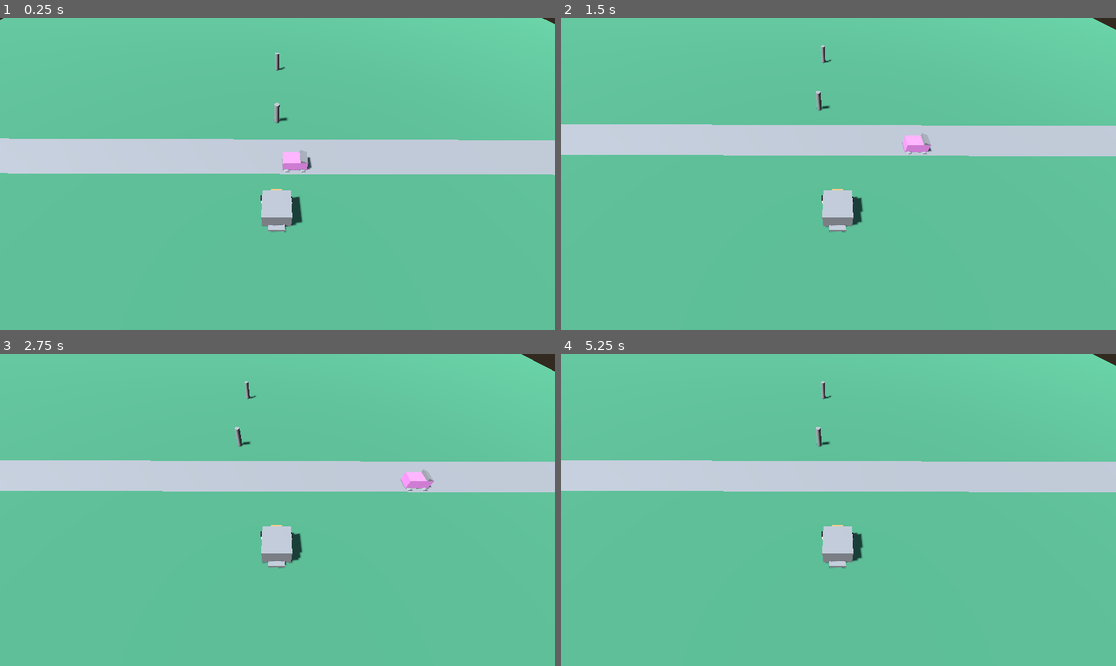
Above: before the commit, frames 1-4 (two rows, left to right).
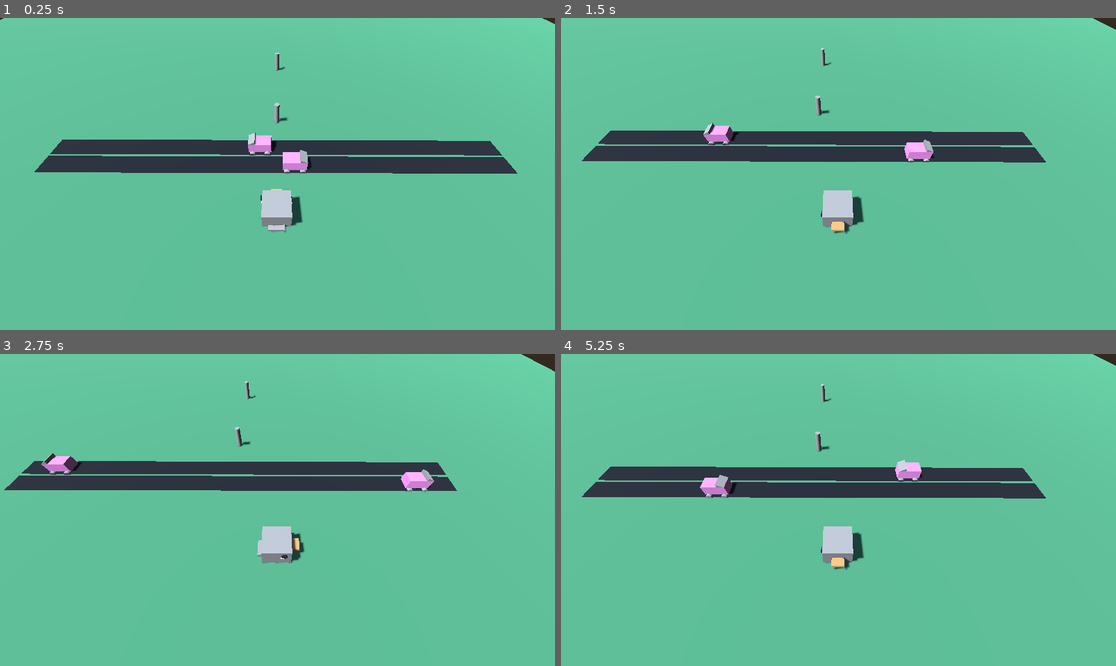
Above: after the commit, the same moments.

Repository: chloedixon11/danger-dodger
Game: Godot game, scene res://Main/Main.tscn
The game is run twice, just before and just after one commit, with the same random seed, the same clock (stepped at 60 frames per second) and the same inputs.
Inputs:
- Up to frame 1 (0.25 s): no input
- Up to frame 2 (1.5 s): hold D (move_right) 0.53-1.28 s; hold S (move_down) from 1.28 s (still down)
- Up to frame 3 (2.75 s): release S (move_down) at 2.03 s; hold D (move_right) from 2.03 s (still down)
- Up to frame 4 (5.25 s): release D (move_right) at 2.78 s; hold W (move_up) 2.78-3.53 s; hold A (move_left) 3.53-5.03 s; hold S (move_down) from 5.03 s (still down)

The runs differ from the first frame. In frame 1, 11% of the frame differs, in the area x 0-100%, y 36-51%; in frame 2, 12%; in frame 3, 9.8%; in frame 4, 12%, in the area x 0-100%, y 8-70%.

Commit message:
Animal lerp, Reoriented lanes and vehicles along z-axis

Diff:
--- a/Code/Duck/Duck.gd
+++ b/Code/Duck/Duck.gd
@@ -1,20 +1,50 @@
 extends Node3D
 class_name Duck
 
-var leap_distance = 1.0
+@onready var graphics: Node3D = $Graphics
+
+var leap_distance: float = 1.0
+var weight: float = 1.0
+var weight_speed: float = 3.0
+
+var current_spot: Vector3 = Vector3.ZERO
+var next_spot: Vector3 = Vector3.ZERO
+
+func _ready() -> void:
+	current_spot = position
+	next_spot = position
 
 # Called every frame. 'delta' is the elapsed time since the previous frame.
 func _process(delta: float) -> void:
 	if Input.is_action_just_pressed("move_left"):
-		position.x -= leap_distance
+		#position.x -= leap_distance
+		next_spot = current_spot + Vector3.LEFT
+		weight = 0
+		graphics.rotation_degrees.y = 90
 
 	if Input.is_action_just_pressed("move_right"):
-		position.x += leap_distance
+		#position.x += leap_distance
+		next_spot = current_spot + Vector3.RIGHT
+		weight = 0
+		graphics.rotation_degrees.y = -90
 
 	if Input.is_action_just_pressed("move_up"):
-		position.z -= leap_distance
+		#position.z -= leap_distance
+		next_spot = current_spot + Vector3.FORWARD
+		weight = 0
+		graphics.rotation_degrees.y = 0
 
 	if Input.is_action_just_pressed("move_down"):
-		position.z += leap_distance
+		#position.z += leap_distance
+		next_spot = current_spot + Vector3.BACK
+		weight = 0
+		graphics.rotation_degrees.y = 180
 
-	pass
+	if weight < 1.0:
+		weight += weight_speed * delta
+	else:
+		weight = 1.0
+		current_spot = next_spot
+
+
+	position = lerp(current_spot, next_spot, weight)
--- a/Code/Duck/Duck.tscn
+++ b/Code/Duck/Duck.tscn
@@ -33,35 +33,38 @@
 transform = Transform3D(-0.9999951, 0, -0.00313535, 0, 1, 0, 0.00313535, 0, -0.9999951, 0, 0, 0)
 script = ExtResource("1_lm42s")
 
-[node name="Body" type="MeshInstance3D" parent="." unique_id=1886083691]
+[node name="Graphics" type="Node3D" parent="." unique_id=1289733284]
+
+[node name="Body" type="MeshInstance3D" parent="Graphics" unique_id=1886083691]
 transform = Transform3D(1, 0, 0, 0, 1, 0, 0, 0, 1, 0, 0.36822402, 0)
 mesh = SubResource("BoxMesh_rawk2")
+skeleton = NodePath("../..")
 
-[node name="Beak" type="MeshInstance3D" parent="Body" unique_id=546150467]
+[node name="Beak" type="MeshInstance3D" parent="Graphics/Body" unique_id=546150467]
 transform = Transform3D(1, 0, 0, 0, 1, 0, 0, 0, 1, 0.0024778843, 0.010592699, 0.522591)
 material_override = SubResource("StandardMaterial3D_s2nsp")
 mesh = SubResource("BoxMesh_rckyl")
 
-[node name="Tail" type="MeshInstance3D" parent="Body" unique_id=2136634243]
+[node name="Tail" type="MeshInstance3D" parent="Graphics/Body" unique_id=2136634243]
 transform = Transform3D(0.9995423, 0.030251779, 0, -0.030251779, 0.9995423, 0, 0, 0, 1, 0.005335996, -0.28178978, -0.45145082)
 mesh = SubResource("BoxMesh_s2nsp")
 
-[node name="Left Eye" type="MeshInstance3D" parent="Body" unique_id=1219599316]
+[node name="Left Eye" type="MeshInstance3D" parent="Graphics/Body" unique_id=1219599316]
 transform = Transform3D(0.0054771565, -0.9926246, -0.121105224, 0.9999849, 0.005517769, 0, 0.0006682306, -0.121103376, 0.9926397, 0.2819621, 0.18569714, 0.2921418)
 material_override = SubResource("StandardMaterial3D_rckyl")
 mesh = SubResource("CylinderMesh_rawk2")
 
-[node name="Right Eye" type="MeshInstance3D" parent="Body" unique_id=597311850]
+[node name="Right Eye" type="MeshInstance3D" parent="Graphics/Body" unique_id=597311850]
 transform = Transform3D(0.0054771565, -0.9926246, -0.121105224, 0.9999849, 0.005517769, 0, 0.0006682306, -0.121103376, 0.9926397, -0.26360685, 0.18569714, 0.2921418)
 material_override = SubResource("StandardMaterial3D_rckyl")
 mesh = SubResource("CylinderMesh_rawk2")
 
-[node name="Right Blush" type="MeshInstance3D" parent="Body" unique_id=1815946320]
+[node name="Right Blush" type="MeshInstance3D" parent="Graphics/Body" unique_id=1815946320]
 transform = Transform3D(-0.13726856, -0.017327875, -0.99038225, 0.9905219, 0.0025254297, -0.13733205, 0.004880801, -0.99984664, 0.016816983, -0.5188743, 0.060479015, 0.19550256)
 material_override = SubResource("StandardMaterial3D_lomqb")
 mesh = SubResource("CapsuleMesh_s2nsp")
 
-[node name="Left Blush" type="MeshInstance3D" parent="Body" unique_id=549608500]
+[node name="Left Blush" type="MeshInstance3D" parent="Graphics/Body" unique_id=549608500]
 transform = Transform3D(-0.13726856, -0.017327875, -0.99038225, 0.9905219, 0.0025254297, -0.13733205, 0.004880801, -0.99984664, 0.016816983, 0.52065563, 0.06690207, 0.2339627)
 material_override = SubResource("StandardMaterial3D_lomqb")
 mesh = SubResource("CapsuleMesh_s2nsp")
--- a/Code/Lane/Lane.tscn
+++ b/Code/Lane/Lane.tscn
@@ -2,12 +2,16 @@
 
 [ext_resource type="Script" uid="uid://bj8g6bnqfxidb" path="res://Lane/Lane.gd" id="1_ah24w"]
 
+[sub_resource type="StandardMaterial3D" id="StandardMaterial3D_ps1la"]
+albedo_color = Color(0.092774056, 0.10028241, 0.13315248, 1)
+
 [sub_resource type="PlaneMesh" id="PlaneMesh_rawk2"]
-size = Vector2(50, 1)
+size = Vector2(0.9, 20)
 
 [node name="Lane" type="Node3D" unique_id=1649162153]
 script = ExtResource("1_ah24w")
 
 [node name="MeshInstance3D" type="MeshInstance3D" parent="." unique_id=1361909523]
 transform = Transform3D(1, 0, 0, 0, 1, 0, 0, 0, 1, 0, 0.08267319, 0)
+material_override = SubResource("StandardMaterial3D_ps1la")
 mesh = SubResource("PlaneMesh_rawk2")
--- a/Code/Main/Main.tscn
+++ b/Code/Main/Main.tscn
@@ -47,6 +47,7 @@
 [node name="Ground" type="MeshInstance3D" parent="." unique_id=1461913242]
 material_override = SubResource("StandardMaterial3D_rckyl")
 mesh = SubResource("PlaneMesh_rawk2")
+metadata/_edit_lock_ = true
 
 [node name="MeshInstance3D" type="MeshInstance3D" parent="Ground" unique_id=776095818]
 transform = Transform3D(1, 0, 0, 0, 1, 0, 0, 0, 1, 0, 0, -5.092991)
@@ -59,10 +60,13 @@
 skeleton = NodePath("../..")
 
 [node name="Lane" parent="." unique_id=1649162153 instance=ExtResource("2_amygn")]
-transform = Transform3D(1, 0, 0, 0, 1, 0, 0, 0, 1, 0, 0, -2.2096472)
+transform = Transform3D(-4.371139e-08, 0, 1, 0, 1, 0, -1, 0, -4.371139e-08, 0, 0, -2.2096472)
 
 [node name="Vehicle" parent="Lane" unique_id=732389107 instance=ExtResource("4_ps1la")]
-transform = Transform3D(-4.371139e-08, 0, -1, 0, 1, 0, 1, 0, -4.371139e-08, 0, 0, 0)
+transform = Transform3D(-1, 0, 8.742278e-08, 0, 1, 0, -8.742278e-08, 0, -1, 0, 0, 0)
 
 [node name="Lane2" parent="." unique_id=1798718671 instance=ExtResource("2_amygn")]
-transform = Transform3D(1, 0, 0, 0, 1, 0, 0, 0, 1, 0, 0, -3.2096472)
+transform = Transform3D(1.3113416e-07, 0, -1, 0, 1, 0, 1, 0, 1.3113416e-07, 0, 0, -3.2096472)
+
+[node name="Vehicle" parent="Lane2" unique_id=909842682 instance=ExtResource("4_ps1la")]
+transform = Transform3D(-1, 0, 8.742278e-08, 0, 1, 0, -8.742278e-08, 0, -1, 0, 0, 0)
--- a/Code/Vehicle/Vehicle.gd
+++ b/Code/Vehicle/Vehicle.gd
@@ -2,10 +2,10 @@
 class_name Vehicle
 
 var speed: float = 3.0
-var kill_distance: float = 25
+var kill_distance: float = 10.0
 
 # Called every frame. 'delta' is the elapsed time since the previous frame.
 func _process(delta: float) -> void:
-	position.x += speed * delta
-	if position.x > kill_distance:
-		position.x = -kill_distance
+	position.z += speed * delta
+	if position.z > kill_distance:
+		position.z = -kill_distance
